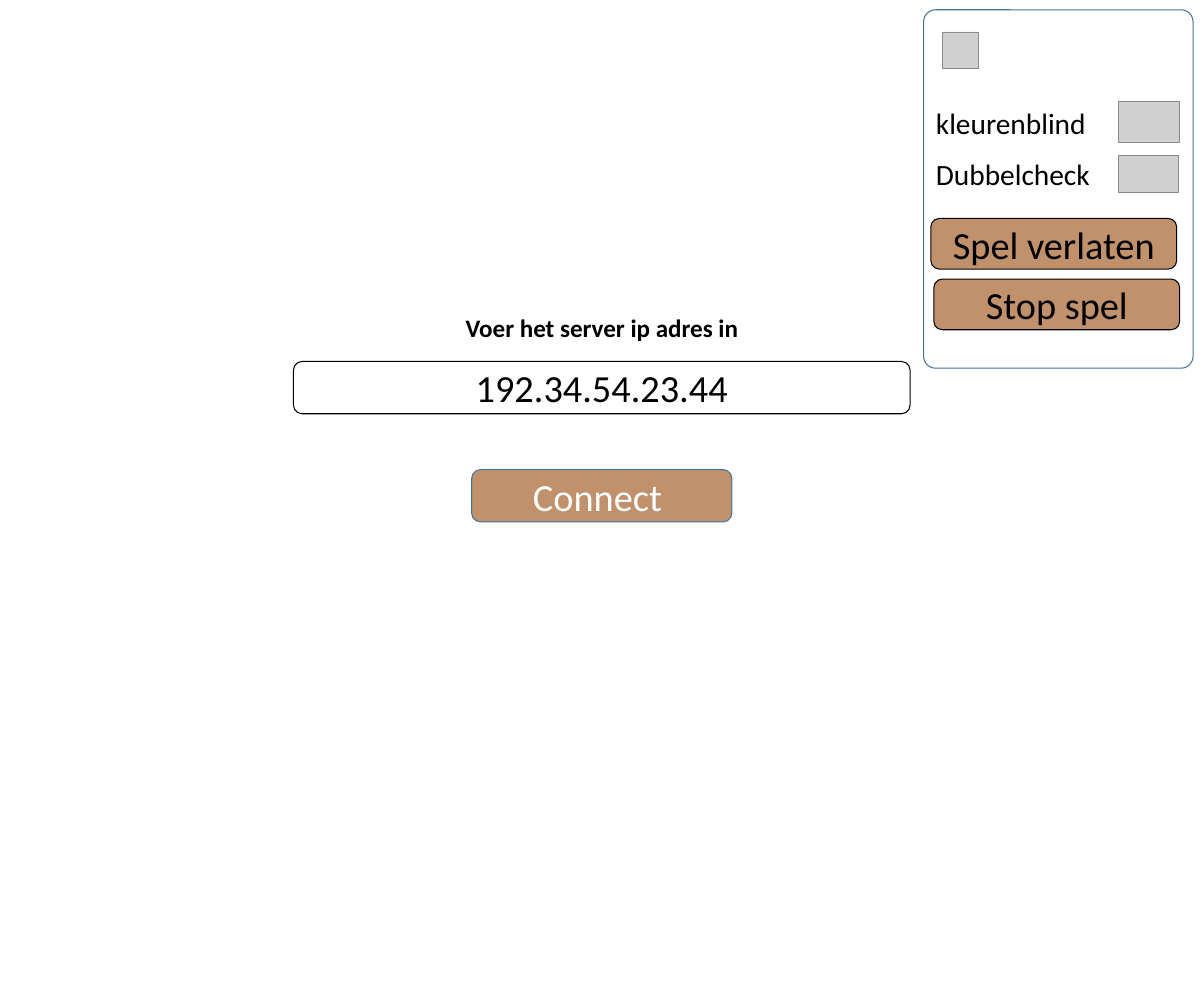
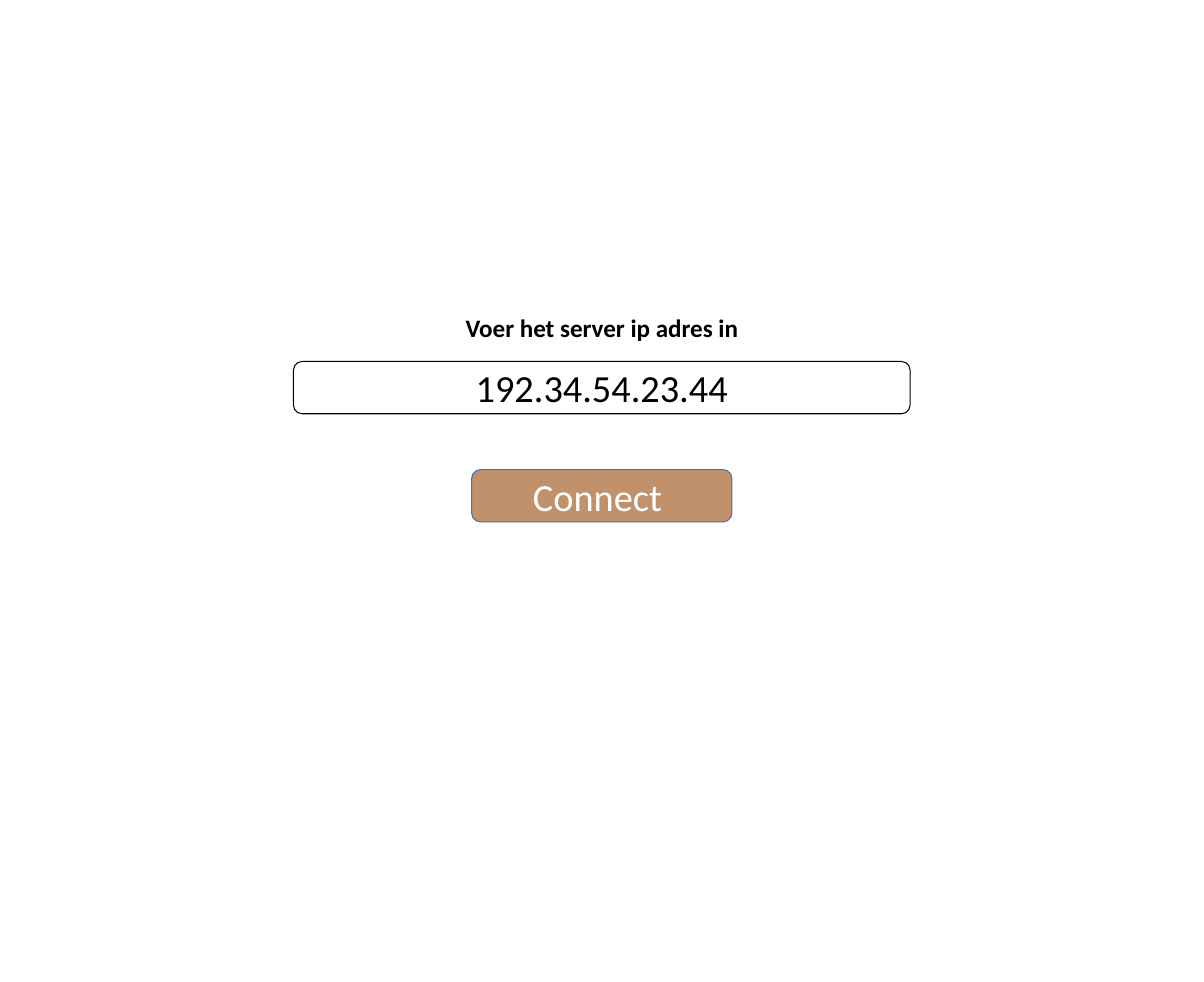
Before and after one commit to Bobster94/Keezen, a slide deck: slide 1 of wireframe /wireframe.pptx. Drawn at 1204x982 pixels with LibreOffice and Linux fonts; fonts in the diff are those of the drawing; grey boxes stand for pictures; background and template pictures are left out. Boxes give left, top, right and bottom in pixels: in the first picture for what was removed or moved away, otherwise in the second. Text is boxed around its words. In the diff, an @@ line names an element or a change of style, - is before the commit and + after.

Commit message:
af

```diff
--- a/wireframe /wireframe.pptx
+++ b/wireframe /wireframe.pptx
@@ rounded rectangle removed at [924, 10, 1193, 368] @@
@@ picture removed at [942, 32, 979, 68] @@
@@ text removed at [936, 113, 1086, 135] @@
-kleurenblind
@@ picture removed at [1119, 101, 1179, 142] @@
@@ text removed at [936, 164, 1090, 186] @@
-Dubbelcheck
@@ picture removed at [1119, 156, 1178, 193] @@
@@ rounded rectangle removed at [931, 218, 1177, 269] @@
-Spel verlaten
@@ rounded rectangle removed at [933, 279, 1179, 330] @@
-Stop spel
```
Also in this commit, not shown: 2 other slides changed, 4 slides added.
